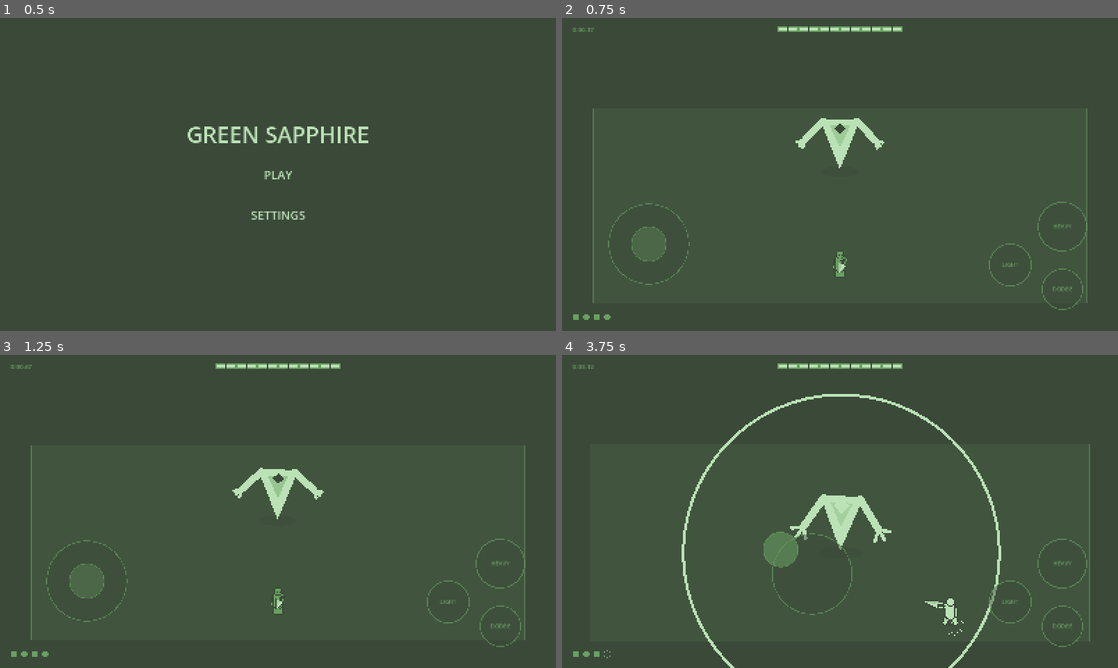
Above: before the commit, frames 1-4 (two rows, left to right).
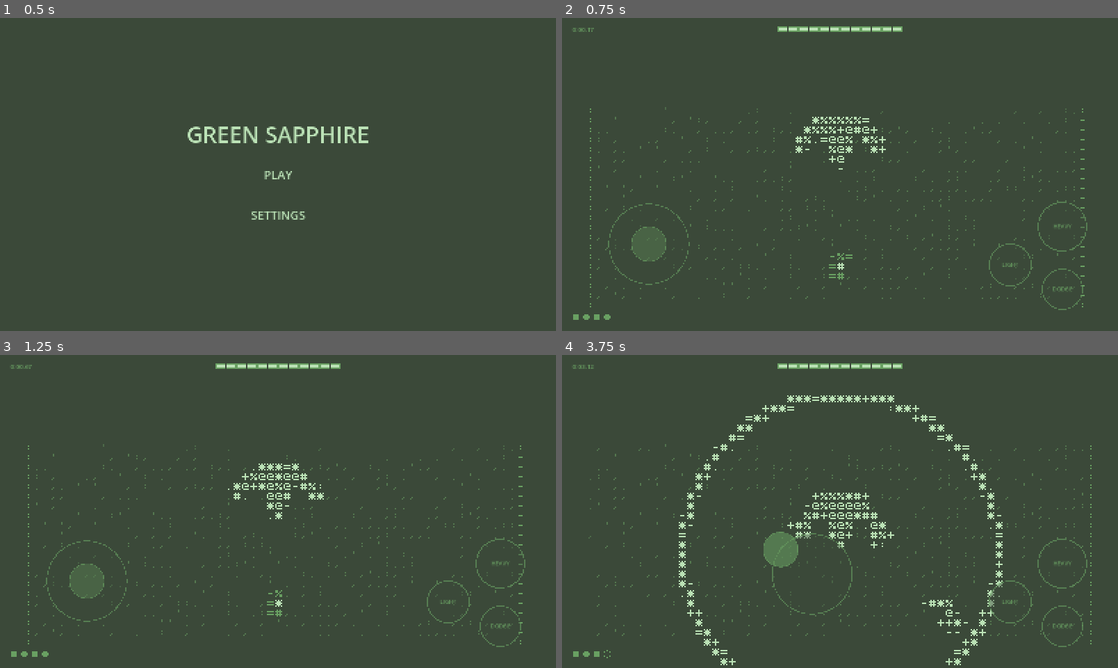
Above: after the commit, the same moments.

Repository: nrkahfirhmd/project-green-sapphire
Game: Godot game, scene res://scenes/home.tscn
Same seed, same stepped clock (60 frames per second), same inputs: the game is played once before the commit and once after it.
Inputs (mouse positions are in pixels of both pictures, inside the frame that each line leads up to):
- Up to frame 1 (0.5 s): no input
- Up to frame 2 (0.75 s): click "PLAY" at 0.5 s
- Up to frame 3 (1.25 s): no input
- Up to frame 4 (3.75 s): move the mouse to (962, 495) at 1.27 s; hold D (move_right) 1.28-2 s; tap L (attack_heavy) at 1.35 s; click (962, 495) at 1.42 s; drag from (728, 527) to (812, 574) at 2.02 s; move the mouse to (895, 442) at 2.77 s; hold D (move_right) 2.78-3.5 s; tap Space (dodge) at 2.85 s; click (895, 442) at 2.92 s; drag from (812, 574) to (673, 464) at 3.52 s

Frame 1 is identical in both runs. In frame 2, 2.0% of the frame differs, in the area x 5-95%, y 28-93%; in frame 3, 2.0%; in frame 4, 3.9%, in the area x 4-96%, y 12-100%.

Commit message:
feat: render the arena through an ASCII post-process shader
Adds shaders/ascii.gdshader on a CanvasLayer between the world and the
UI, so the fight is redrawn as glyphs while the HUD and touch controls
stay crisp on top (UI moves to layer 2).

Each 6x7 cell is sampled 3x3 and split by which locked green it is made
of, so a translucent Pale Jade telegraph never reads as the solid
Sapphire Core player. Glyph density follows brightness; faint tones
become scattered specks. Glyphs are 5x5 bitmaps packed into ints, so no
font asset is needed, and glyph pixels snap to whole screen pixels to
stay sharp at the smallest size.

Diff:
--- a/scenes/main.tscn
+++ b/scenes/main.tscn
@@ -1,16 +1,21 @@
-[gd_scene load_steps=7 format=3 uid="uid://b0greensapphire01"]
+[gd_scene load_steps=9 format=3 uid="uid://b0greensapphire01"]
 
 [ext_resource type="Script" path="res://scripts/main.gd" id="1"]
 [ext_resource type="Script" path="res://scripts/player.gd" id="2"]
 [ext_resource type="Script" path="res://scripts/boss.gd" id="3"]
 [ext_resource type="Script" path="res://scripts/hud.gd" id="4"]
 [ext_resource type="Script" path="res://scripts/touch_controls.gd" id="5"]
+[ext_resource type="Shader" path="res://shaders/ascii.gdshader" id="6"]
 
 [sub_resource type="CircleShape2D" id="CircleShape2D_player"]
 radius = 22.0
 
 [sub_resource type="CircleShape2D" id="CircleShape2D_boss"]
 radius = 46.0
+
+[sub_resource type="ShaderMaterial" id="ShaderMaterial_ascii"]
+shader = ExtResource("6")
+shader_parameter/pixel = 1.0
 
 [node name="Main" type="Node2D"]
 y_sort_enabled = true
@@ -35,7 +40,17 @@
 [node name="CollisionShape2D" type="CollisionShape2D" parent="Player"]
 shape = SubResource("CircleShape2D_player")
 
+[node name="Ascii" type="CanvasLayer" parent="."]
+
+[node name="Screen" type="ColorRect" parent="Ascii"]
+material = SubResource("ShaderMaterial_ascii")
+anchors_preset = 15
+anchor_right = 1.0
+anchor_bottom = 1.0
+mouse_filter = 2
+
 [node name="UI" type="CanvasLayer" parent="."]
+layer = 2
 
 [node name="HUD" type="Control" parent="UI"]
 layout_mode = 3
--- /dev/null
+++ b/shaders/ascii.gdshader
@@ -0,0 +1,107 @@
+shader_type canvas_item;
+// ASCII post-process for the world layer. Reads what the code-drawn rigs put on
+// screen, splits it into character cells, and redraws each cell as one glyph:
+// brightness picks how dense the glyph is, the brightest pixel picks its green.
+// The HUD and touch controls sit on a higher CanvasLayer and are untouched.
+//
+// Glyphs are 5x5 bitmaps packed into ints, so no font asset is needed.
+
+uniform sampler2D screen_tex : hint_screen_texture, filter_nearest;
+// Size of one glyph pixel, in viewport pixels. 1 is the smallest the glyphs
+// can go and stay crisp; 2 doubles them. It is snapped to whole screen pixels,
+// which is what keeps a 5x5 glyph sharp at this size.
+uniform float pixel = 1.0;
+const vec2 CELL = vec2(6.0, 7.0);   // 5x5 glyph + 1 column and 2 rows of gap
+
+const vec3 MOSS = vec3(0.231, 0.286, 0.224);
+const vec3 CORE = vec3(0.412, 0.627, 0.384);
+const vec3 JADE = vec3(0.733, 0.886, 0.714);
+
+// one 5-bit row per argument, top row first, leftmost column = high bit
+int pack(int a, int b, int c, int d, int e) {
+	return (a << 20) | (b << 15) | (c << 10) | (d << 5) | e;
+}
+
+// density ramp, 1 = sparsest
+int ramp(int i) {
+	if (i == 1) return pack(0, 0, 0, 0, 4);         // .
+	if (i == 2) return pack(0, 4, 0, 4, 0);         // :
+	if (i == 3) return pack(0, 0, 14, 0, 0);        // -
+	if (i == 4) return pack(0, 31, 0, 31, 0);       // =
+	if (i == 5) return pack(4, 4, 31, 4, 4);        // +
+	if (i == 6) return pack(21, 14, 31, 14, 21);    // *
+	if (i == 7) return pack(10, 31, 10, 31, 10);    // #
+	if (i == 8) return pack(25, 26, 4, 11, 19);     // %
+	return pack(14, 17, 23, 16, 15);                // @
+}
+
+// How far c sits along the line from Deep Moss to `to` (0..1), and how far off
+// that line it is. Everything on screen is one of the greens, or a translucent
+// one over Deep Moss, so each pixel lies on one of these two lines.
+vec2 fit(vec3 c, vec3 to) {
+	vec3 v = to - MOSS;
+	float k = clamp(dot(c - MOSS, v) / dot(v, v), 0.0, 1.0);
+	return vec2(k, length(c - (MOSS + v * k)));
+}
+
+float hash(vec2 p) {
+	return fract(sin(dot(p, vec2(127.1, 311.7))) * 43758.5453);
+}
+
+void fragment() {
+	// the viewport is 900 tall (stretch "expand" keeps it), so this converts
+	// viewport pixels to screen pixels on any device
+	float px = max(1.0, round(pixel * (1.0 / SCREEN_PIXEL_SIZE.y) / 900.0));
+	vec2 cell = CELL * px;
+	vec2 gpix = floor(FRAGCOORD.xy / px);
+	vec2 id = floor(gpix / CELL);
+	ivec2 gp = ivec2(gpix - id * CELL) - ivec2(0, 1);
+
+	// Brightness alone can't tell a translucent Pale Jade telegraph from the
+	// solid Sapphire Core player, so each sample is split by which green it is
+	// made of. 3x3 samples so thin lines (swing arc, ring pulse) still land in
+	// the cells they cross.
+	vec2 sum = vec2(0.0);    // x = core amount, y = jade amount
+	vec2 peak = vec2(0.0);
+	for (int y = 0; y < 3; y++) {
+		for (int x = 0; x < 3; x++) {
+			vec2 uv = (id + (vec2(float(x), float(y)) + 0.5) / 3.0) * cell * SCREEN_PIXEL_SIZE;
+			vec3 c = texture(screen_tex, uv).rgb;
+			vec2 fc = fit(c, CORE);
+			vec2 fj = fit(c, JADE);
+			vec2 amt = fc.y < fj.y ? vec2(fc.x, 0.0) : vec2(0.0, fj.x);
+			sum += amt;
+			peak = max(peak, amt);
+		}
+	}
+	vec2 avg = sum / 9.0;
+
+	int g = 0;
+	vec3 col = CORE;
+	if (max(peak.x, peak.y) < 0.2) {
+		// faint tones (floor, far scenery): the brighter the tone, the more cells
+		// get a speck, so stone tiles and seams come through as texture density
+		// while staying well below anything that matters in the fight
+		float f = smoothstep(0.04, 0.19, avg.x);
+		if (hash(id) < f * 0.6) {
+			float h = hash(id * 1.7);
+			if (h < 0.4) g = pack(0, 0, 0, 0, 4);          // .
+			else if (h < 0.7) g = pack(0, 0, 0, 4, 8);     // ,
+			else if (h < 0.9) g = pack(0, 4, 0, 4, 0);     // :
+			else g = pack(4, 4, 0, 0, 0);                  // '
+			col = mix(MOSS, CORE, 0.3 + 0.4 * f);
+		}
+	} else {
+		// the stronger green owns the cell, so the player stays visible while
+		// standing inside a telegraph. Lean on the peak too: the rigs' Deep Moss
+		// outlines would otherwise drag a solid limb down to a faint ':'.
+		bool jade = peak.y > peak.x;
+		float d = jade ? mix(avg.y, peak.y, 0.45) : mix(avg.x, peak.x, 0.45);
+		g = ramp(clamp(int(d * 9.0) + 1, 1, 9));
+		col = jade ? JADE : CORE;
+	}
+
+	bool on = gp.x >= 0 && gp.x < 5 && gp.y >= 0 && gp.y < 5
+		&& ((g >> ((4 - gp.y) * 5 + (4 - gp.x))) & 1) == 1;
+	COLOR = vec4(on ? col : MOSS, 1.0);
+}
Not shown, added: shaders/ascii.gdshader.uid
